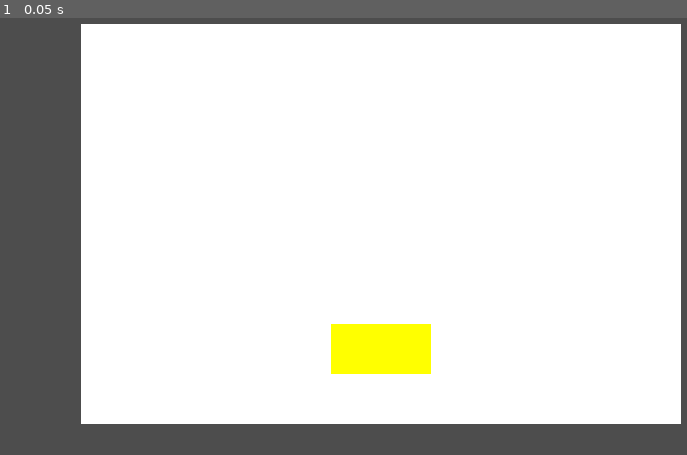
Above: before the commit, frame 1.
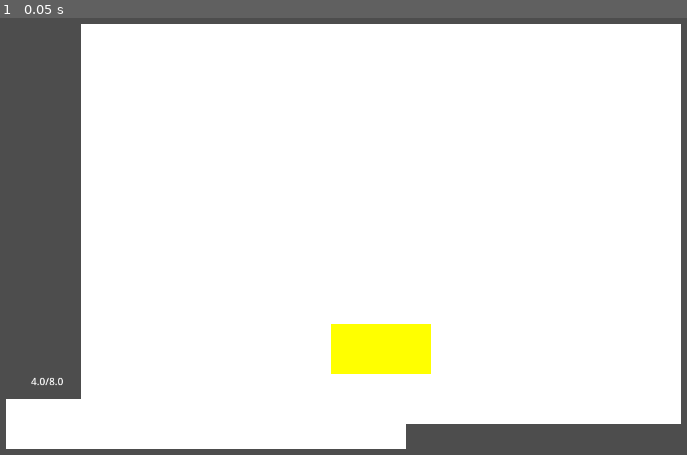
Above: after the commit, the same moment.

Repository: pupungeggang4/Godot-Playground
Game: Godot game, scene res://Scene/defense.tscn
Same seed, same stepped clock (60 frames per second), same inputs: the game is played once before the commit and once after it.
Inputs:
- Up to frame 1 (0.05 s): no input

The runs differ from the first frame. In frame 1, 4.0% of the frame differs, in the area x 0-60%, y 82-99%.

Commit message:
Start

Diff:
--- /dev/null
+++ b/Defense/Scene/Thing/unit.tscn
@@ -0,0 +1,6 @@
+[gd_scene load_steps=2 format=3 uid="uid://bpqt3rjhoyarr"]
+
+[ext_resource type="Script" uid="uid://6yhtgeiocnw3" path="res://Script/Thing/unit.gd" id="1_iqq80"]
+
+[node name="Unit" type="Node2D"]
+script = ExtResource("1_iqq80")
--- a/Defense/Scene/defense.tscn
+++ b/Defense/Scene/defense.tscn
@@ -1,10 +1,34 @@
-[gd_scene load_steps=3 format=3 uid="uid://bv7youeofauml"]
+[gd_scene load_steps=5 format=3 uid="uid://bv7youeofauml"]
 
 [ext_resource type="Script" uid="uid://cpae8pj3vdf4q" path="res://Script/defense.gd" id="1_ic810"]
 [ext_resource type="PackedScene" uid="uid://dbymmhdvuip0u" path="res://Scene/Window/start.tscn" id="2_pwfxc"]
+[ext_resource type="Script" uid="uid://cyssx7x3p47ol" path="res://Script/player.gd" id="3_4g4ur"]
+[ext_resource type="Script" uid="uid://bhsfrb7x4hfat" path="res://Script/ui_handle.gd" id="4_sverw"]
 
 [node name="Defense" type="Node2D"]
 script = ExtResource("1_ic810")
 
-[node name="Start" parent="." instance=ExtResource("2_pwfxc")]
+[node name="Field" type="Node2D" parent="."]
+
+[node name="Player" type="Node2D" parent="."]
+script = ExtResource("3_4g4ur")
+
+[node name="UI" type="CanvasLayer" parent="."]
+script = ExtResource("4_sverw")
+
+[node name="Window" type="Node2D" parent="UI"]
+
+[node name="Start" parent="UI/Window" instance=ExtResource("2_pwfxc")]
 position = Vector2(160, 80)
+
+[node name="Hand" type="ColorRect" parent="UI"]
+offset_left = 40.0
+offset_top = 680.0
+offset_right = 680.0
+offset_bottom = 760.0
+
+[node name="Energy" type="Label" parent="UI"]
+offset_left = 80.0
+offset_top = 640.0
+offset_right = 120.0
+offset_bottom = 663.0
--- /dev/null
+++ b/Defense/Script/Thing/unit.gd
@@ -0,0 +1,4 @@
+extends Node2D
+
+func _ready() -> void:
+    pass
--- a/Defense/Script/defense.gd
+++ b/Defense/Script/defense.gd
@@ -3,16 +3,16 @@
 var rect_button_start
 
 func _ready():
-    rect_button_start = get_node("Start/ColorRect").get_global_rect()
+    rect_button_start = get_node("UI/Window/Start/ColorRect").get_global_rect()
     print(rect_button_start.size)
 
-func _process(delta: float) -> void:
+func _process(delta: float):
     handle_input()
 
-func handle_input() -> void:
+func handle_input():
     if Input.is_action_just_released("mouse_left"):
         var mouse = get_viewport().get_mouse_position()
-        if GlobalVar.state == '':
+        if GlobalVar.state == "start":
             if Physics.point_inside_rect(mouse, rect_button_start):
-                GlobalVar.state = '1'
-                get_node('Start').hide()
+                GlobalVar.state = ""
+                get_node("UI/Window/Start").hide()
--- a/Defense/Script/global_var.gd
+++ b/Defense/Script/global_var.gd
@@ -1,3 +1,3 @@
 extends Node
 
-var state = ''
+var state = 'start'
--- /dev/null
+++ b/Defense/Script/player.gd
@@ -0,0 +1,16 @@
+extends Node2D
+
+@export var hand = []
+@export var energy = 4.0
+@export var energy_max = 8.0
+@export var energy_gen = 1.0
+@export var gen_level = 1
+
+func _ready():
+    hand = []
+
+func _process(delta: float):
+    if GlobalVar.state == '':
+        energy += energy_gen * delta
+        if energy > energy_max:
+            energy = energy_max
--- /dev/null
+++ b/Defense/Script/ui_handle.gd
@@ -0,0 +1,7 @@
+extends CanvasLayer
+
+@onready var node_player = get_node("../Player")
+@onready var node_text_energy = get_node('Energy')
+
+func _process(delta: float):
+    node_text_energy.text = "{0}/{1}".format(["%0.1f" % node_player.energy, node_player.energy_max])
Not shown, added: Defense/Script/Thing/unit.gd.uid
Not shown, added: Defense/Script/player.gd.uid
Not shown, added: Defense/Script/ui_handle.gd.uid
